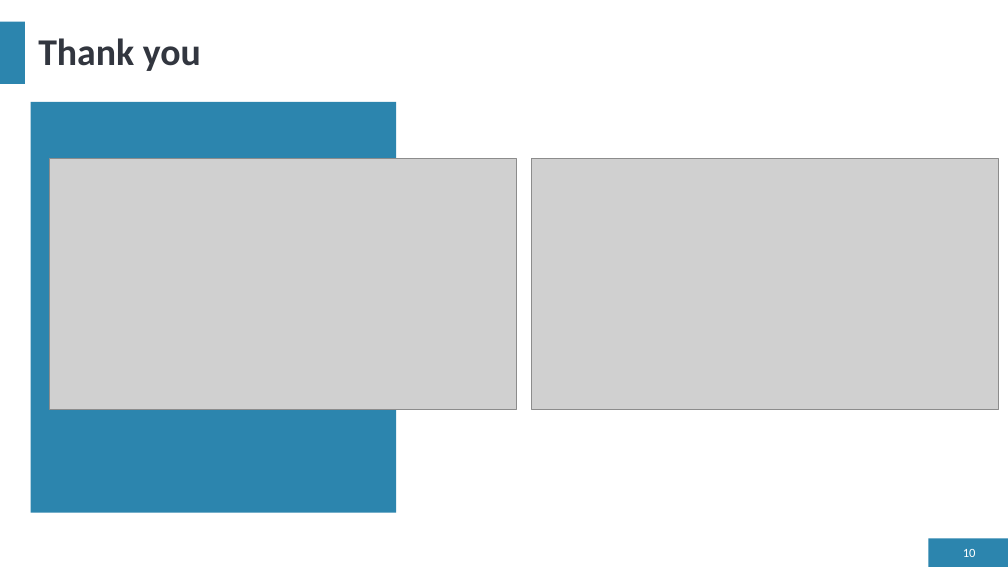
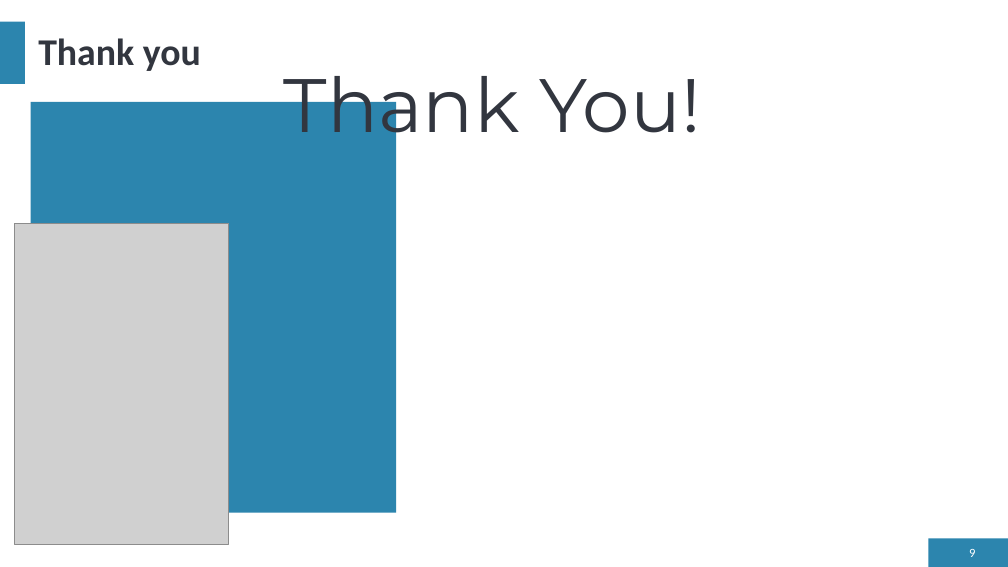
Before and after one commit to Asheladia/Arbetrade, a slide deck: slide 9 of Trading Spaces LTSM for SPY.pptx (slide 10 before the commit). Drawn at 1008x567 pixels with LibreOffice and Linux fonts; fonts in the diff are those of the drawing; grey boxes stand for pictures; background and template pictures are left out. Boxes give left, top, right and bottom in pixels: in the first picture for what was removed or moved away, otherwise in the second. Text is boxed around its words. In the diff, an @@ line names an element or a change of style, - is before the commit and + after.

```diff
--- a/Trading Spaces LTSM for SPY.pptx
+++ b/Trading Spaces LTSM for SPY.pptx
@@ text added at (x1=284, y1=76, x2=700, y2=149), 72 pt, text #32363F @@
+Thank You!
@@ picture removed at (x1=49, y1=158, x2=516, y2=409) @@
@@ picture removed at (x1=532, y1=158, x2=998, y2=409) @@
@@ picture added at (x1=14, y1=223, x2=228, y2=544) @@
@@ page number at (x1=969, y1=549, x2=975, y2=557): text changed @@
-10
+9
```
Also in this commit, not shown: 2 other slides changed, 1 slide removed, 32 other files.
